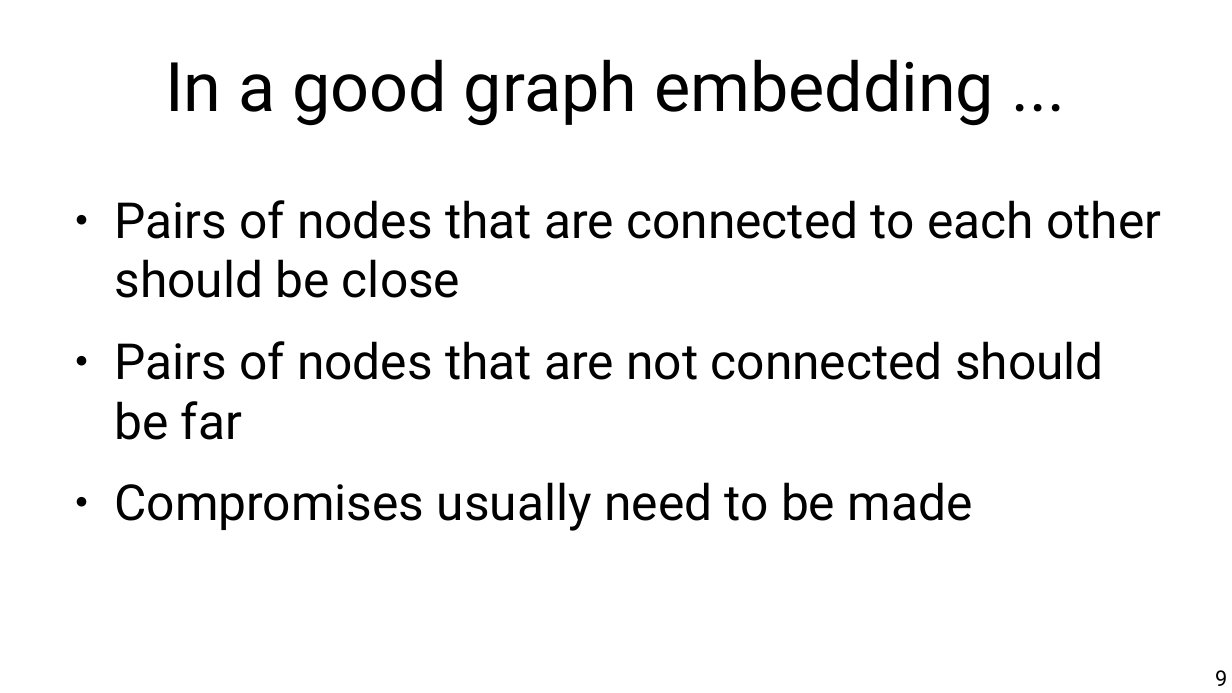
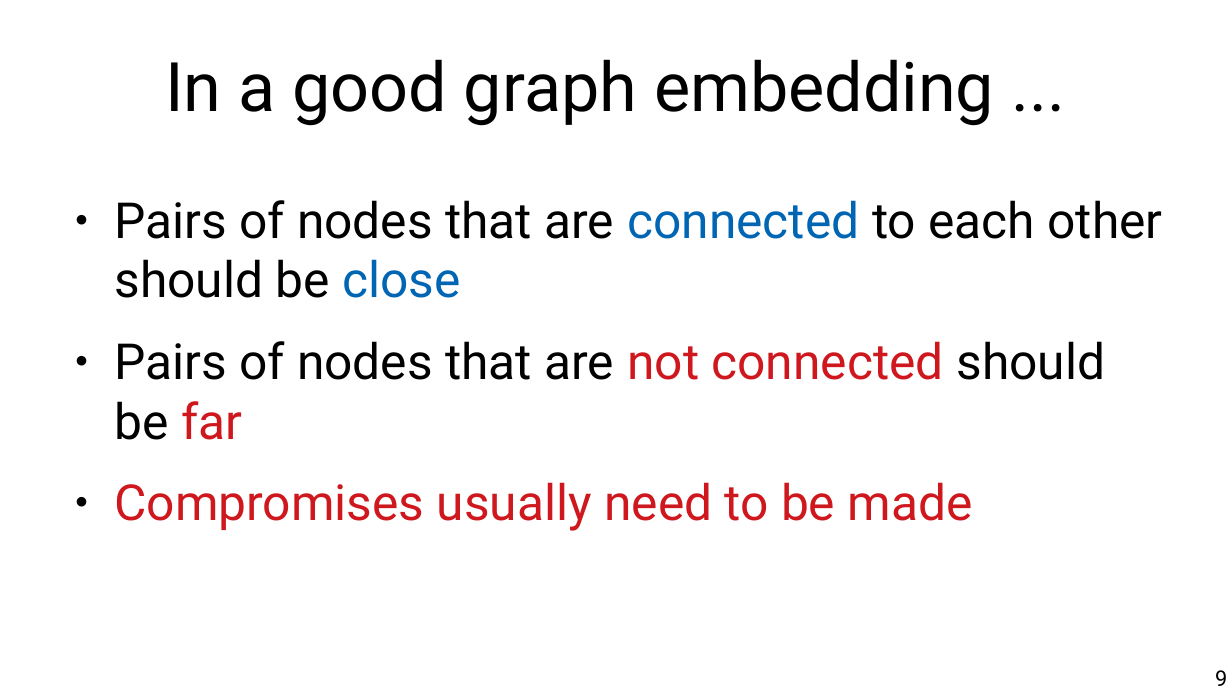
Before and after one commit to marco-calautti/data-mining-course, a slide deck: slide 9 of theory/tt12_spectral_graph_clustering.odp. Drawn at 1232x693 pixels with LibreOffice and Linux fonts; fonts in the diff are those of the drawing. Boxes give left, top, right and bottom in pixels: in the first picture for what was removed or moved away, otherwise in the second. Text is boxed around its words. In the diff, an @@ line names an element or a change of style, - is before the commit and + after.

```diff
--- a/theory/tt12_spectral_graph_clustering.odp
+++ b/theory/tt12_spectral_graph_clustering.odp
@@ text "Pairs of nodes that are ..." at (114, 200, 1163, 531): text colour #000000 to #0066B3 in "connected close"; text colour #000000 to #CE181E in "not connected far", "Compromises usually need to be made" @@
```
Also in this commit, not shown: 28 other slides changed, 3 slides added, 1 slide removed, 1 other file.
